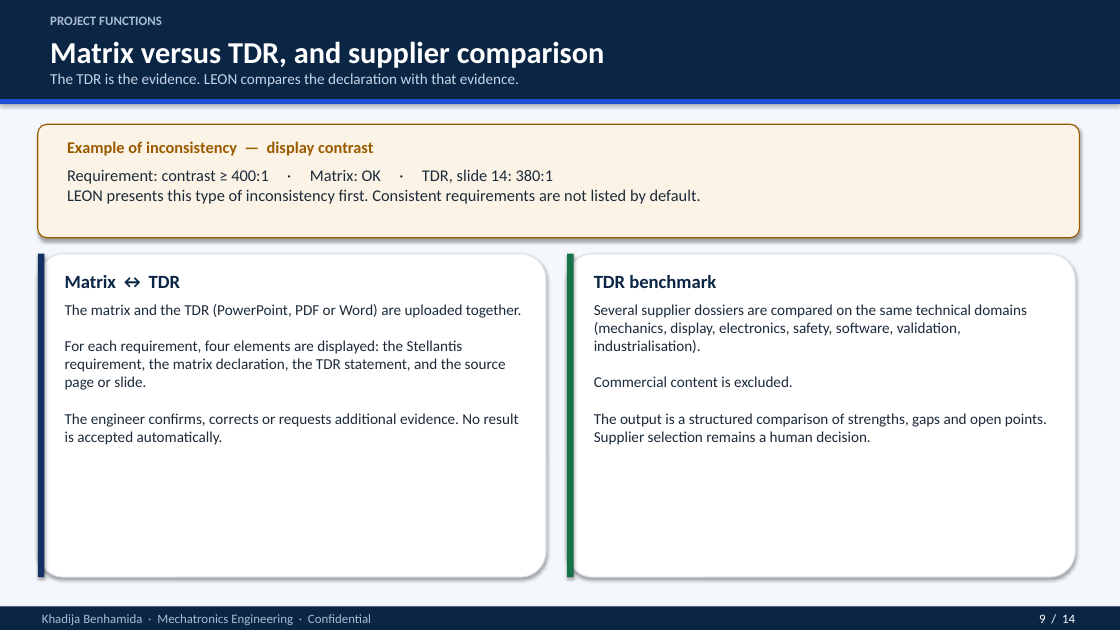
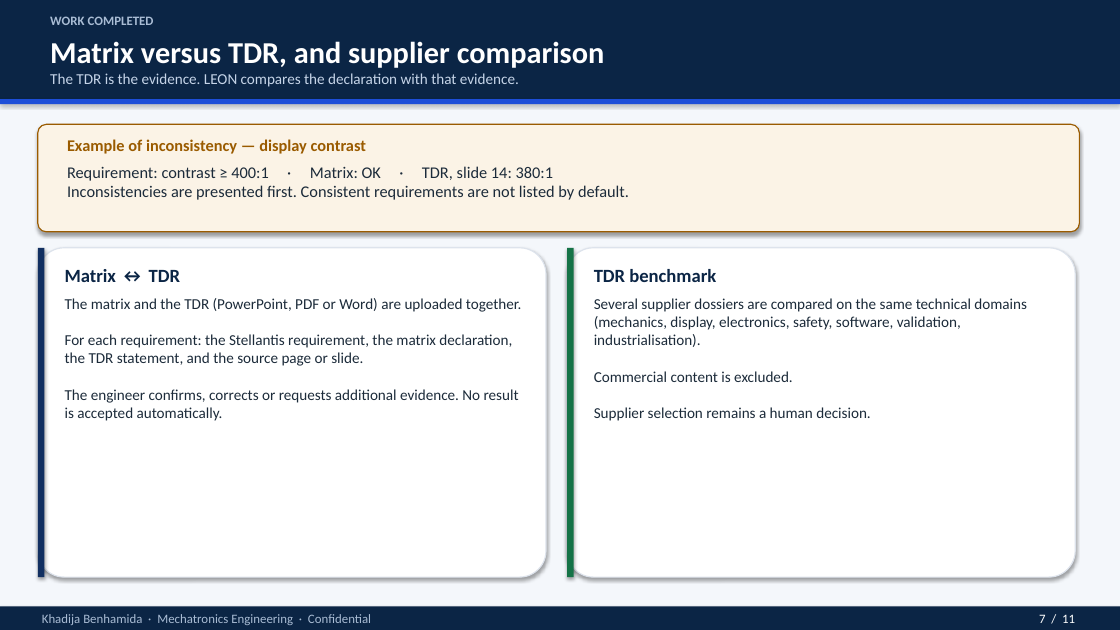
Before and after one commit to Rihabbbbbbbbb/leon_spec, a slide deck: slide 7 of docs/LEON_intro_for_non_specialists.pptx (slide 9 before the commit). Drawn at 1120x630 pixels with LibreOffice and Linux fonts; fonts in the diff are those of the drawing. Boxes give left, top, right and bottom in pixels: in the first picture for what was removed or moved away, otherwise in the second. Text is boxed around its words. In the diff, an @@ line names an element or a change of style, - is before the commit and + after.

```diff
--- a/docs/LEON_intro_for_non_specialists.pptx
+++ b/docs/LEON_intro_for_non_specialists.pptx
@@ text at (50,16,154,25): text changed @@
-PROJECT FUNCTIONS
+WORK COMPLETED
@@ rounded rectangle: place and size @@
-rounded rectangle at (38,124,1080,238)
+rounded rectangle at (38,124,1080,232)
@@ text "Example of inconsistency — display ..." rewrapped from (67,141,373,156) to (67,139,366,154) @@
@@ text at (67,166,629,200): text changed @@
-Requirement: contrast ≥ 400:1 · Matrix: OK · TDR, slide 14: 380:1
-LEON presents this type of inconsistency first. Consistent requirements are not listed by default.
+Requirement: contrast ≥ 400:1 · Matrix: OK · TDR, slide 14: 380:1
+Inconsistencies are presented first. Consistent requirements are not listed by default.
@@ rounded rectangle: place and size @@
-rounded rectangle at (38,254,546,577)
+rounded rectangle at (38,248,546,577)
@@ rectangle: place and size @@
-rectangle at (38,254,45,577)
+rectangle at (38,248,45,577)
@@ text "Matrix ↔ TDR": place and size @@
-text "Matrix ↔ TDR" at (65,275,180,288)
+text "Matrix ↔ TDR" at (65,269,180,282)
@@ rounded rectangle: place and size @@
-rounded rectangle at (567,254,1075,577)
+rounded rectangle at (567,248,1075,577)
@@ rectangle: place and size @@
-rectangle at (567,254,574,577)
+rectangle at (567,248,574,577)
@@ text "TDR benchmark": place and size @@
-text "TDR benchmark" at (594,275,716,288)
+text "TDR benchmark" at (594,269,716,282)
@@ text at (65,298,521,421): text changed @@
-The matrix and the TDR (PowerPoint, PDF or Word) are uploaded together.
-For each requirement, four elements are displayed: the Stellantis requirement, the matrix declaration, the TDR statement, and the source page or slide.
-The engineer confirms, corrects or requests additional evidence. No result is accepted automatically.
+The matrix and the TDR (PowerPoint, PDF or Word) are uploaded together.
+For each requirement: the Stellantis requirement, the matrix declaration, the TDR statement, and the source page or slide.
+The engineer confirms, corrects or requests additional evidence. No result is accepted automatically.
@@ text at (594,298,1027,421): text changed @@
-Several supplier dossiers are compared on the same technical domains (mechanics, display, electronics, safety, software, validation, industrialisation).
-Commercial content is excluded.
-The output is a structured comparison of strengths, gaps and open points. Supplier selection remains a human decision.
+Several supplier dossiers are compared on the same technical domains (mechanics, display, electronics, safety, software, validation, industrialisation).
+Commercial content is excluded.
+Supplier selection remains a human decision.
@@ text at (1039,614,1075,623): text changed @@
-9 / 14
+7 / 11
```
Also in this commit, not shown: 10 other slides changed, 3 slides removed, 1 other file.
